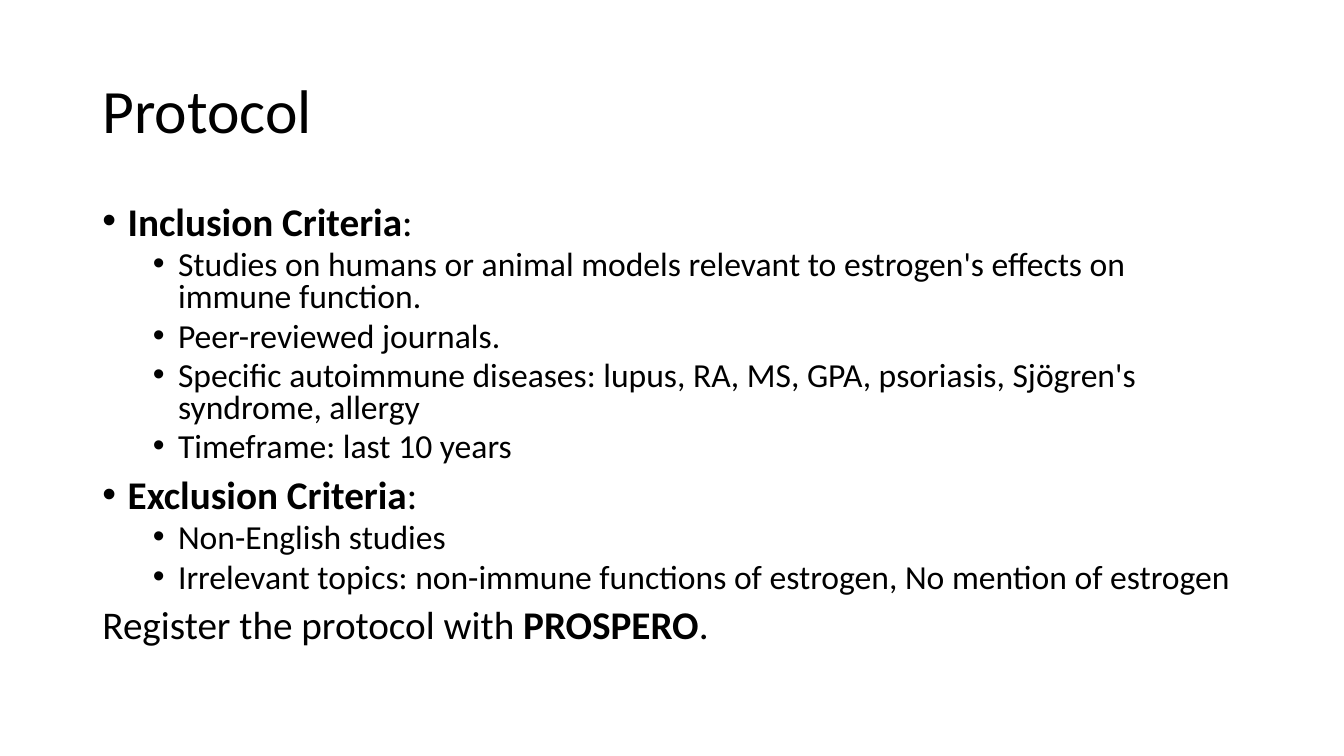
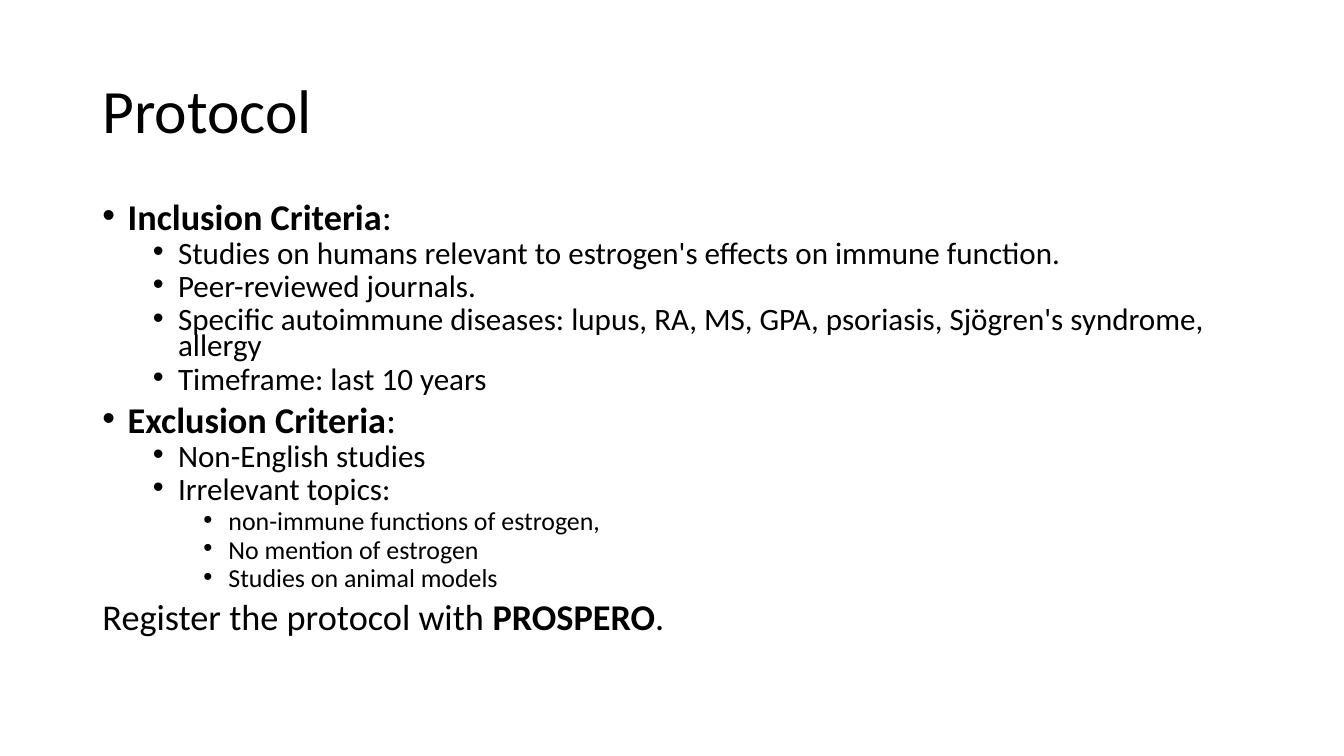
Before and after one commit to BruceChen034020/EstrogenImmunomodulationSystematicReview, a slide deck: slide 3 of Estrogen as an immunomodulator and its role in.pptx. Drawn at 1344x756 pixels with LibreOffice and Linux fonts; fonts in the diff are those of the drawing. Boxes give left, top, right and bottom in pixels: in the first picture for what was removed or moved away, otherwise in the second. Text is boxed around its words. In the diff, an @@ line names an element or a change of style, - is before the commit and + after.

```diff
--- a/Estrogen as an immunomodulator and its role in.pptx
+++ b/Estrogen as an immunomodulator and its role in.pptx
@@ text at box(102, 204, 1203, 637): size 28 to 25.9 pt in "Inclusion Criteria:", "Exclusion Criteria:", "Register the protocol with PROSPERO."; size 24 to 22.2 pt in "Peer-reviewed journals.", "Specific autoimmune diseases: lupus, RA, MS, GPA, ...", "Timeframe: last 10 years", "Non-English studies"; line spacing 0.8 to 0.7 @@
@@ text at box(178, 242, 1060, 270): text changed; size 24 to 22.2 pt @@
-  • Studies on humans or animal models relevant to estrogen's effects on immune function.
+  • Studies on humans relevant to estrogen's effects on immune function.
@@ text at box(178, 478, 599, 588): text changed; size 24 to 18.5 pt @@
-  • Irrelevant topics: non-immune functions of estrogen, No mention of estrogen
+  • Irrelevant topics:
+    • non-immune functions of estrogen,
+    • No mention of estrogen
+    • Studies on animal models
```
Also in this commit, not shown: 1 other slide changed.
